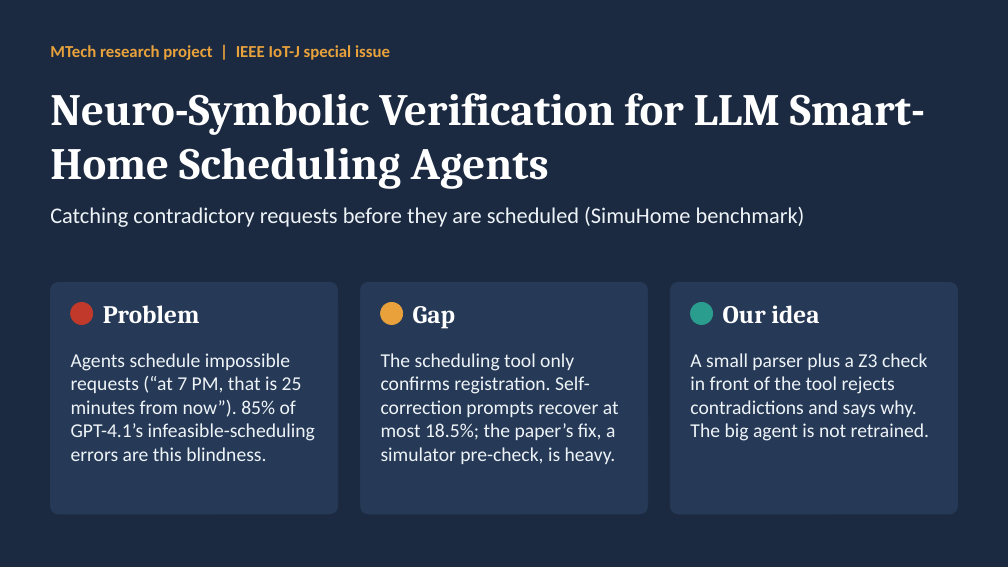
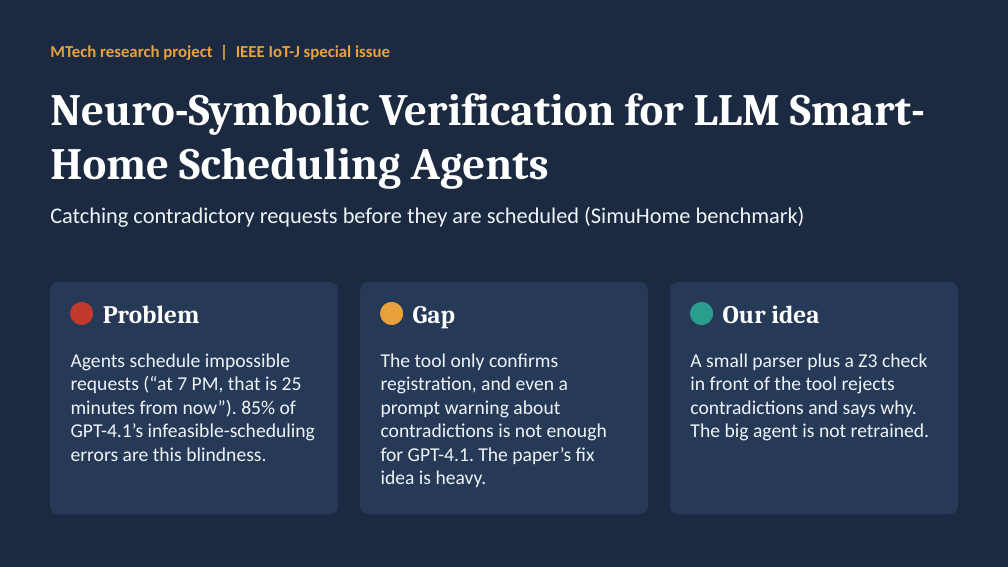
Before and after one commit to Kazuto16K/Simu-home-extention-research, a slide deck: slide 1 of docs/Project_Presentation.pptx. Drawn at 1008x567 pixels with LibreOffice and Linux fonts; fonts in the diff are those of the drawing. Boxes give left, top, right and bottom in pixels: in the first picture for what was removed or moved away, otherwise in the second. Text is boxed around its words. In the diff, an @@ line names an element or a change of style, - is before the commit and + after.

```diff
--- a/docs/Project_Presentation.pptx
+++ b/docs/Project_Presentation.pptx
@@ text at bbox=[381, 353, 607, 487]: text changed @@
-The scheduling tool only confirms registration. Self-correction prompts recover at most 18.5%; the paper’s fix, a simulator pre-check, is heavy.
+The tool only confirms registration, and even a prompt warning about contradictions is not enough for GPT-4.1. The paper’s fix idea is heavy.
```
Also in this commit, not shown: 1 other slide changed, 4 other files.
